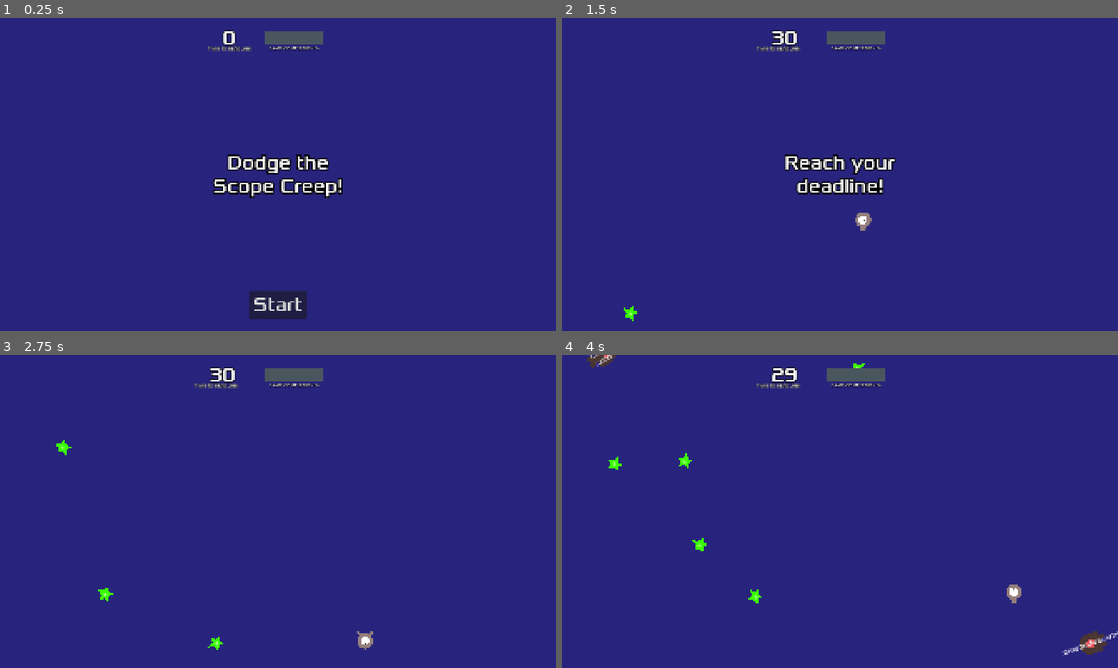
Above: before the commit, frames 1-4 (two rows, left to right).
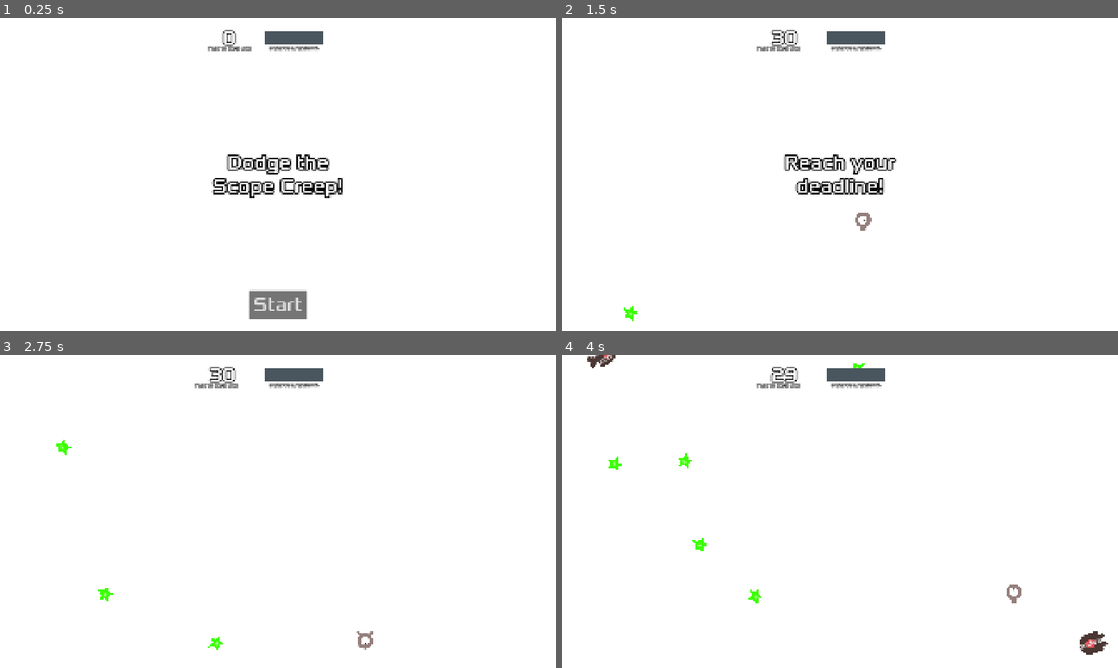
Above: after the commit, the same moments.

Repository: jorj-cedar/scope-creep
Game: Godot game, scene res://main.tscn
Two runs of this game, one before a commit and one after it. Both use one fixed random seed, a clock stepped at 60 frames per second and the inputs below.
Inputs:
- Up to frame 1 (0.25 s): no input
- Up to frame 2 (1.5 s): click "Start" at 0.5 s; hold Right (move_right) from 1.28 s (still down)
- Up to frame 3 (2.75 s): release Right (move_right) at 2.03 s; hold Down (move_down) from 2.03 s (still down)
- Up to frame 4 (4 s): release Down (move_down) at 2.78 s; hold Right (move_right) 2.78-3.53 s; hold Up (move_up) from 3.53 s (still down)

The runs differ from the first frame. In frame 1, 98% of the frame differs, in the area x 0-100%, y 0-100%; in frame 2, 98%; in frame 3, 99%; in frame 4, 99%.

Commit message:
background color change
changed color of background

Diff:
--- a/main.tscn
+++ b/main.tscn
@@ -26,7 +26,6 @@
 anchor_bottom = 1.0
 grow_horizontal = 2
 grow_vertical = 2
-color = Color(0.15900984, 0.14016199, 0.49493188, 1)
 
 [node name="TextureRect" type="TextureRect" parent="."]
 visible = false
